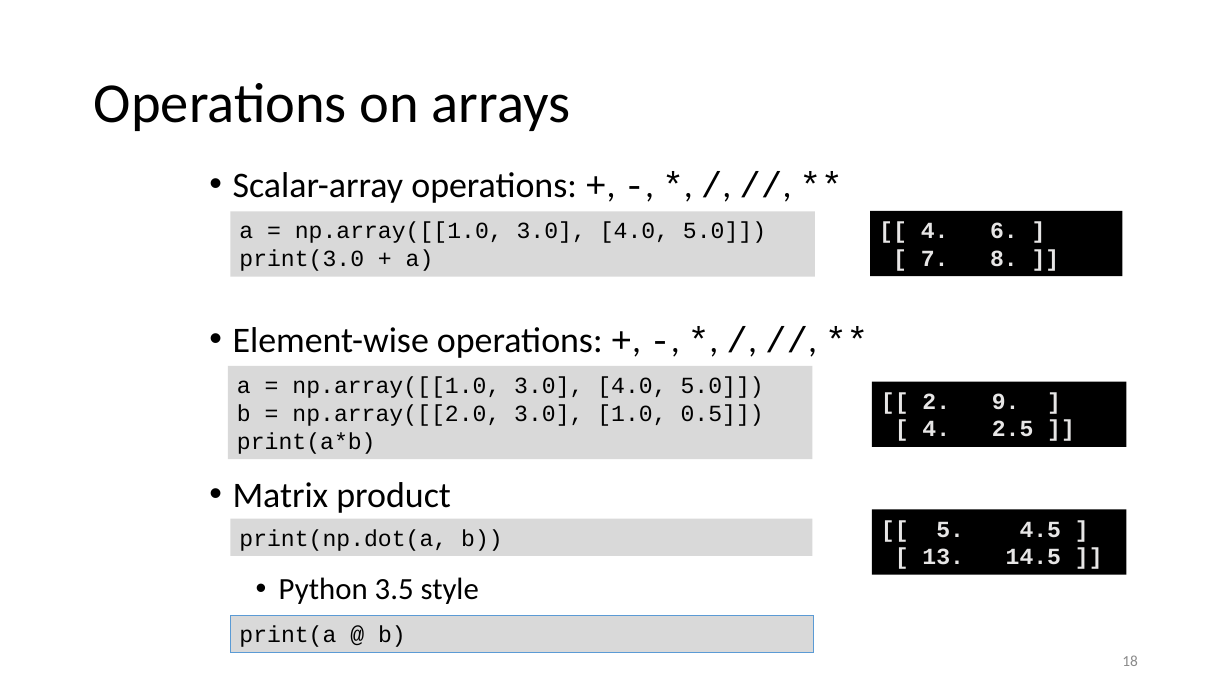
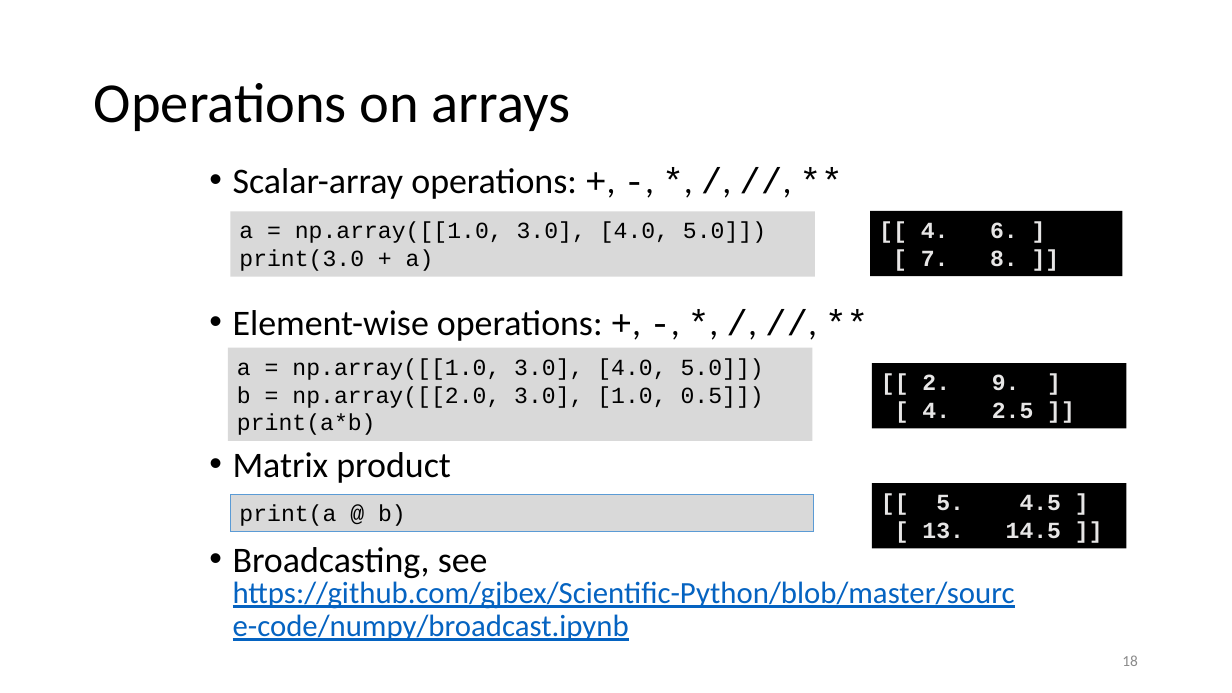
Before and after one commit to gjbex/Scientific-Python, a slide deck: slide 18 of scientific_python.pptx. Drawn at 1232x693 pixels with LibreOffice and Linux fonts; fonts in the diff are those of the drawing. Boxes give left, top, right and bottom in pixels: in the first picture for what was removed or moved away, otherwise in the second. Text is boxed around its words. In the diff, an @@ line names an element or a change of style, - is before the commit and + after.

Commit message:
Add reference to broadcasting notebook

```diff
--- a/scientific_python.pptx
+++ b/scientific_python.pptx
@@ text at (233,168,603,483): line spacing 0.9 to 0.8 @@
@@ rectangle "a = np.array([[1.0, 3.0], [4.0, ...": place and size @@
-rectangle "a = np.array([[1.0, 3.0], [4.0, ..." at (228,366,813,459)
+rectangle "a = np.array([[1.0, 3.0], [4.0, ..." at (228,348,813,441)
@@ rectangle "[[ 2. 9. ]": place and size @@
-rectangle "[[ 2. 9. ]" at (872,382,1128,447)
+rectangle "[[ 2. 9. ]" at (872,363,1128,429)
@@ rectangle "print(a @ b)": place and size @@
-rectangle "print(a @ b)" at (230,616,814,653)
+rectangle "print(a @ b)" at (230,494,814,531)
@@ rectangle "[[ 5. 4.5 ]": place and size @@
-rectangle "[[ 5. 4.5 ]" at (872,509,1128,575)
+rectangle "[[ 5. 4.5 ]" at (872,483,1128,549)
@@ rectangle removed at (230,518,812,555) @@
-print(np.dot(a, b))
@@ text at (233,547,1015,641): text changed; text colour #000000 to #0563C1 @@
-  • Python 3.5 style
+• Broadcasting, see
+  https://github.com/gjbex/Scientific-Python/blob/master/source-code/numpy/broadcast.ipynb
```
